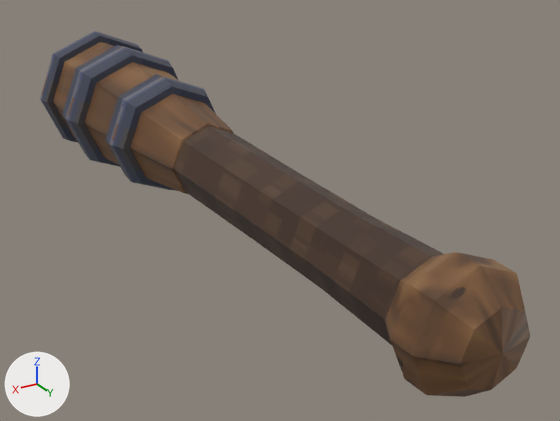
The glTF model assets/models/club.glb as it was, and as the next commit left it.
One viewpoint serves both versions: a camera (50 mm lens) standing at (0.166, 0.277, 0.137) and looking at (-0.026, -0.043, -0.023). The lights are fixed; the arrows at lower left show +X, +Y and +Z. The older version comes first. Vertices at exactly the same position are counted once.

In view in the first picture: 'club'.
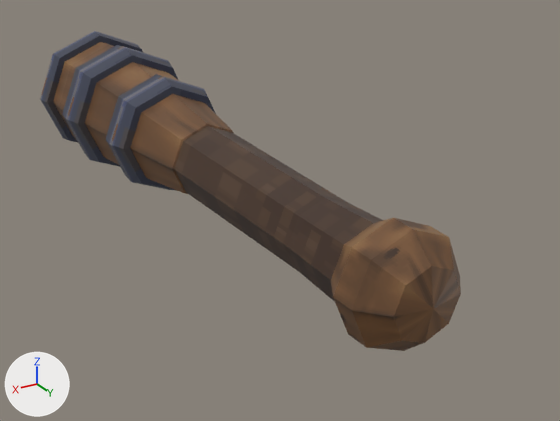
Patch to the scene script:
```diff
--- a/assets/models/club.glb.py
+++ b/assets/models/club.glb.py
@@ me_club @@
 # used by ob_club; location = (0.0, 0.0, 0.0)
-me_club.from_pydata(...)  # 196 vertices, 368 faces; spans x -0.042..0.042, y -0.274..0.136, z -0.042..0.042
+me_club.from_pydata(...)  # 196 vertices, 368 faces; spans x -0.042..0.042, y -0.274..0.103, z -0.042..0.042
+# me_club part 1: the loose piece of 34 vertices spanning x -0.025..0.025, y 0.098..0.136, z -0.025..0.025 is moved by (0.0, -0.032, 0.0)
+# me_club part 2: 8 of the vertices in x -0.018..0.018, y 0.054, z -0.018..0.018 are scaled about their middle by (1, 0.714, 1), then moved by (0.0, -0.027, 0.0)
+# other edits to the shape of me_club do not show in these pictures
 me_club.materials.append(mat_club)
```

Pixel boxes [x1, y1, x2, y2] of what changed, in the pictures (560 x 421 px; the box of a moved part takes in the faces that stretch with it):
'club', reshaped (14% narrower, 13% shorter): before [40, 31, 530, 397]; after [40, 31, 461, 351]
part 1 of me_club, moved or reshaped: before [385, 252, 530, 397]; after [331, 218, 461, 351]
part 2 of me_club, moved or reshaped: before [244, 170, 443, 345]; after [244, 170, 383, 302]
